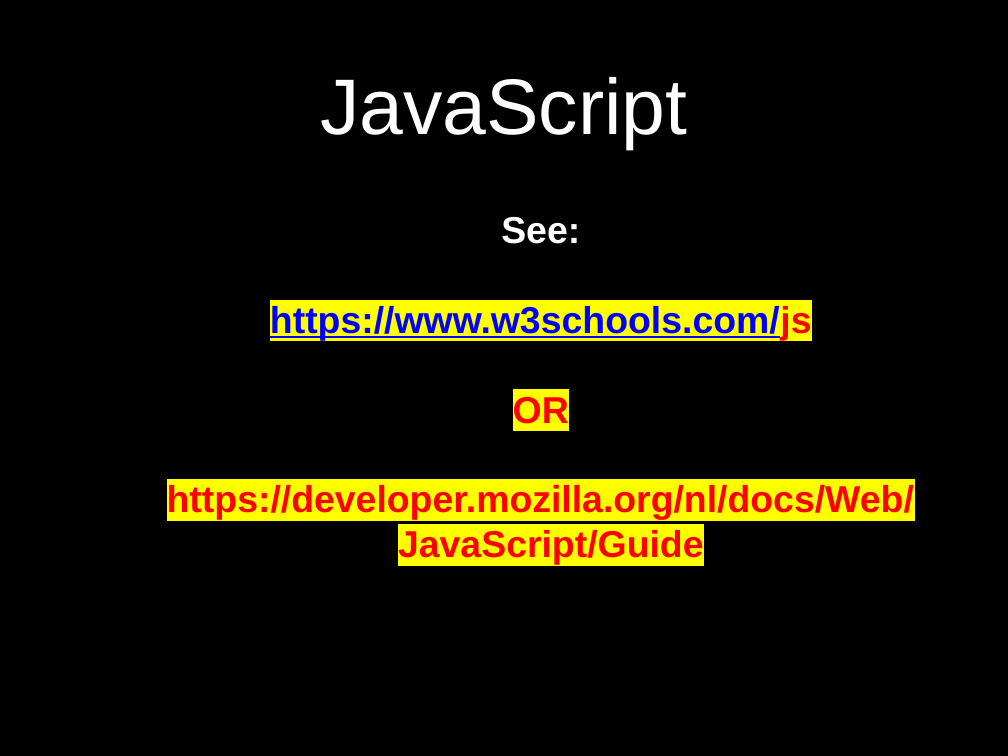
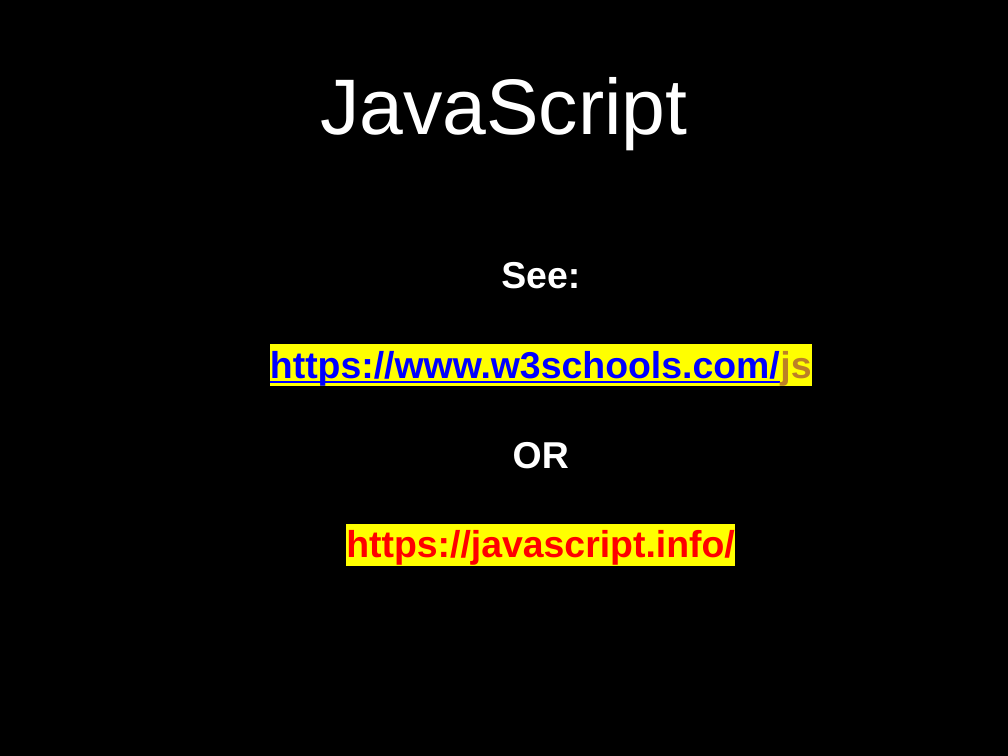
Before and after one commit to petereijgermans11/frontend-cursus, a slide deck: slide 1 of frontend-cursus/ 3 - JavaScript Tutorial.pptx. Drawn at 1008x756 pixels with LibreOffice and Linux fonts; fonts in the diff are those of the drawing. Boxes give left, top, right and bottom in pixels: in the first picture for what was removed or moved away, otherwise in the second. Text is boxed around its words. In the diff, an @@ line names an element or a change of style, - is before the commit and + after.

```diff
--- a/frontend-cursus/ 3 - JavaScript Tutorial.pptx
+++ b/frontend-cursus/ 3 - JavaScript Tutorial.pptx
@@ text at [270, 351, 812, 469]: text colour #FF0000 to #BC8027 in "https://www.w3schools.com/js"; text colour #FF0000 to #FFFFFF, highlight #FFFF00 to #000000 in "OR" @@
@@ text at [346, 530, 734, 565]: text changed @@
-https://developer.mozilla.org/nl/docs/Web/JavaScript/Guide
+https://javascript.info/
```
Also in this commit, not shown: 2 other files.
